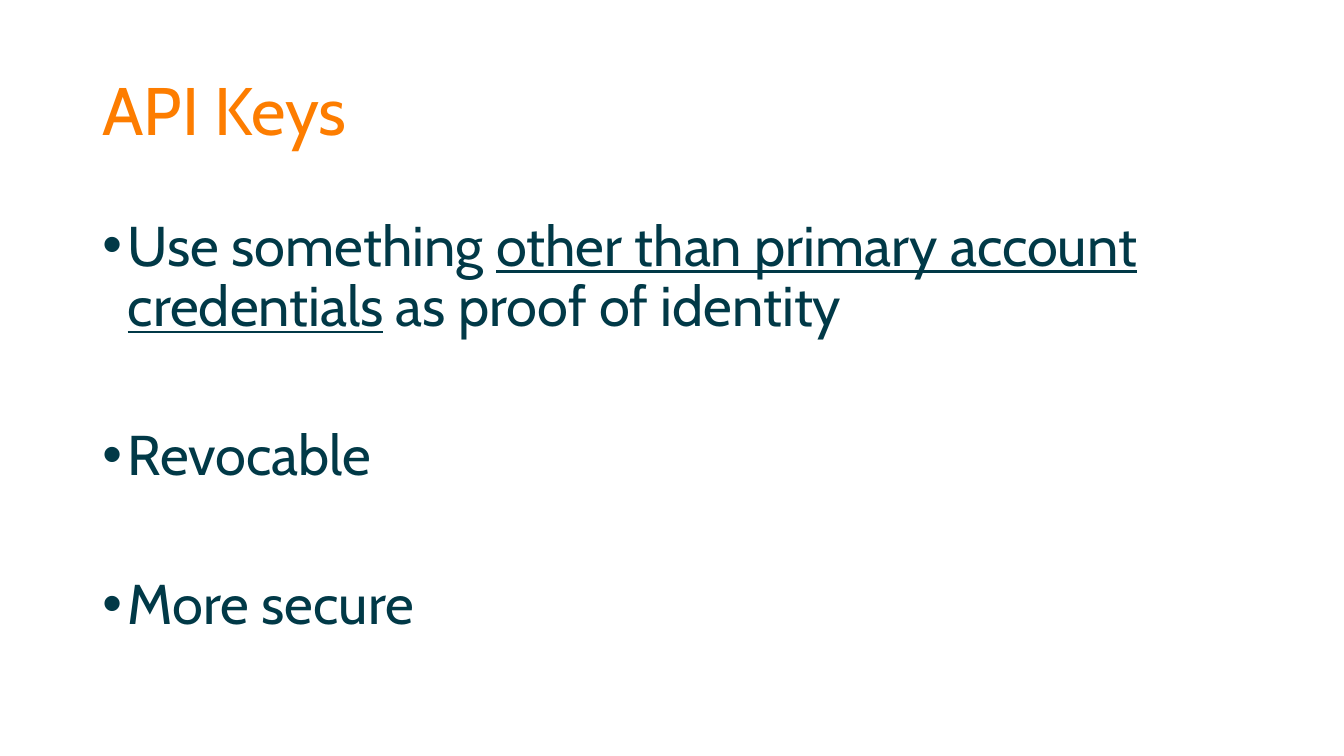
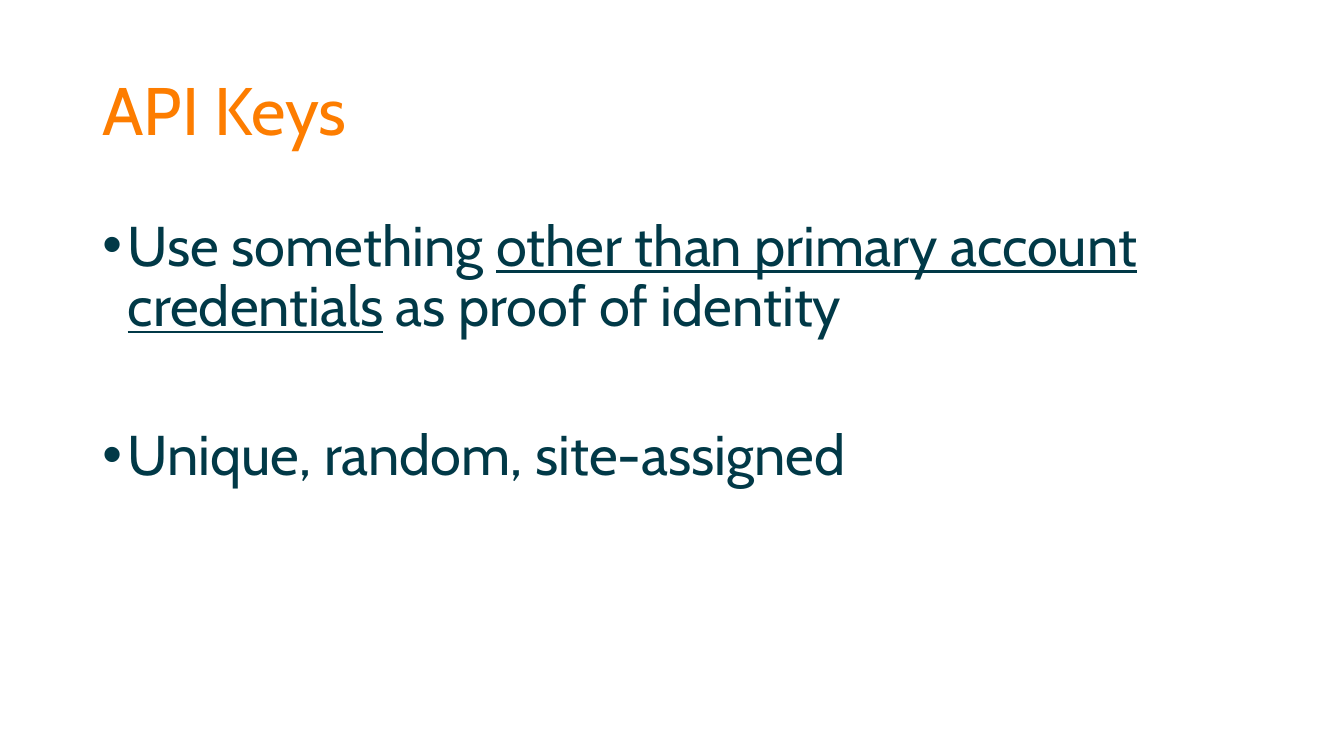
Before and after one commit to spetryjohnson/Securing-Your-API-Endpoints, a slide deck: slide 26 of Securing Your API Endpoints.pptx (slide 24 before the commit). Drawn at 1344x756 pixels with LibreOffice and Linux fonts; fonts in the diff are those of the drawing. Boxes give left, top, right and bottom in pixels: in the first picture for what was removed or moved away, otherwise in the second. Text is boxed around its words. In the diff, an @@ line names an element or a change of style, - is before the commit and + after.

```diff
--- a/Securing Your API Endpoints.pptx
+++ b/Securing Your API Endpoints.pptx
@@ text at [128, 433, 845, 487]: text changed @@
-• Revocable
-• More secure
+• Unique, random, site-assigned
```
Also in this commit, not shown: 19 other slides changed, 3 slides added, 3 other files.
